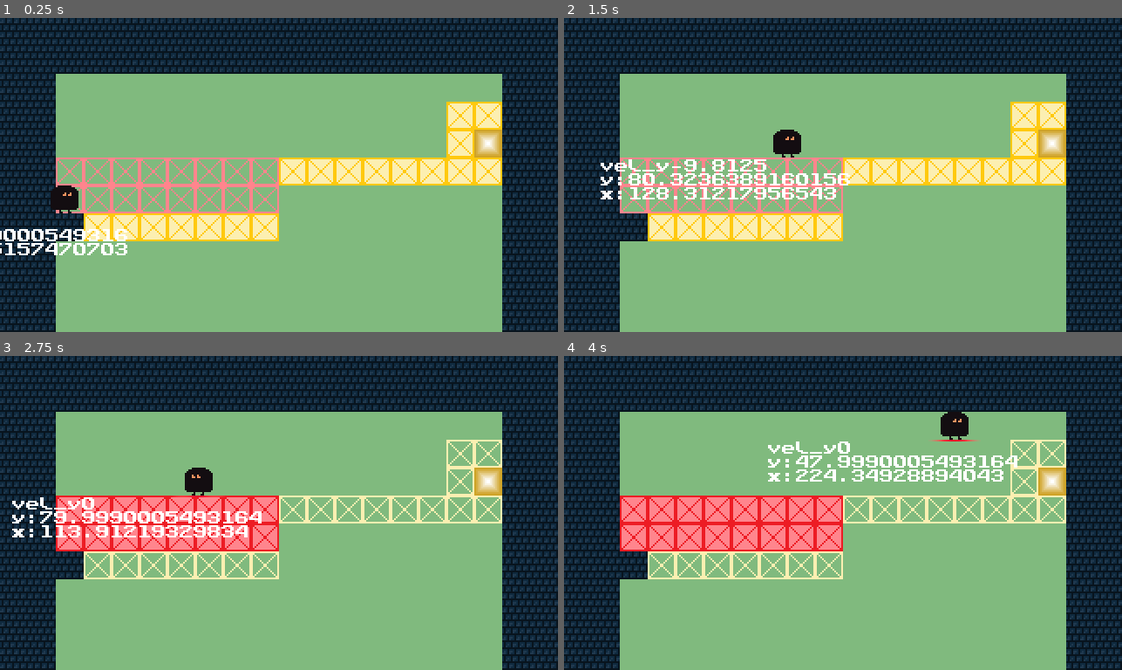
Above: before the commit, frames 1-4 (two rows, left to right).
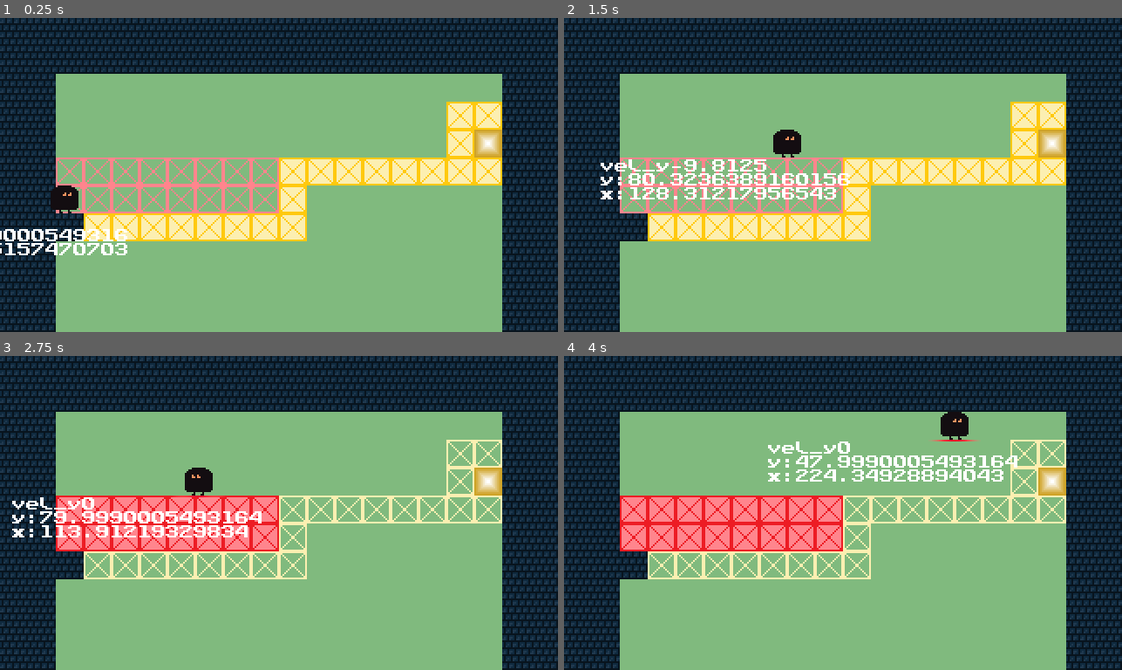
Above: after the commit, the same moments.

Repository: belja198/ascend
Game: Godot game, scene res://scenes/levels/level_walk_red.tscn
Same seed, same stepped clock (60 frames per second), same inputs: the game is played once before the commit and once after it. This scene is started directly instead of the project's main scene.
Inputs:
- Up to frame 1 (0.25 s): no input
- Up to frame 2 (1.5 s): tap Enter at 0.5 s; hold Right (move_right) from 0.53 s (still down); tap Space (move_up) at 0.77 s
- Up to frame 3 (2.75 s): tap Space (move_up) at 1.52 s; release Right (move_right) at 2.03 s; hold Left (move_left) from 2.03 s (still down)
- Up to frame 4 (4 s): release Left (move_left) at 2.78 s; hold Right (move_right) from 2.78 s (still down); tap Space (move_up) at 3.02, 3.77 s

The runs differ from the first frame. In frame 1, 0.9% of the frame differs, in the area x 50-55%, y 53-72%; in frame 2, 0.9%; in frame 3, 0.3%; in frame 4, 0.3%.

Commit message:
Update level_walk_red.tscn

Diff:
--- a/scenes/levels/level_walk_red.tscn
+++ b/scenes/levels/level_walk_red.tscn
@@ -7,7 +7,7 @@
 [node name="World" type="Node2D"]
 
 [node name="TileMapLayer" parent="." instance=ExtResource("1_xhoyo")]
-tile_map_data = PackedByteArray("AAABAAsAAQAAAAAAAAABAAoAAQA …(1776 unchanged characters)… AAAAAAgADAAcAAgAAAAAAAgACAAcAAQAAAAAAAAA=")
+tile_map_data = PackedByteArray("AAABAAsAAQAAAAAAAAABAAoAAQA …(1776 unchanged characters)… AAAAAAgADAAcAAgAAAAAAAgACAAcAAQAAAAAAAAAKAAYAAgAAAAAAAgAKAAcAAgAAAAAAAgA=")
 
 [node name="Player" parent="." instance=ExtResource("2_s6arm")]
 position = Vector2(40, 112)
